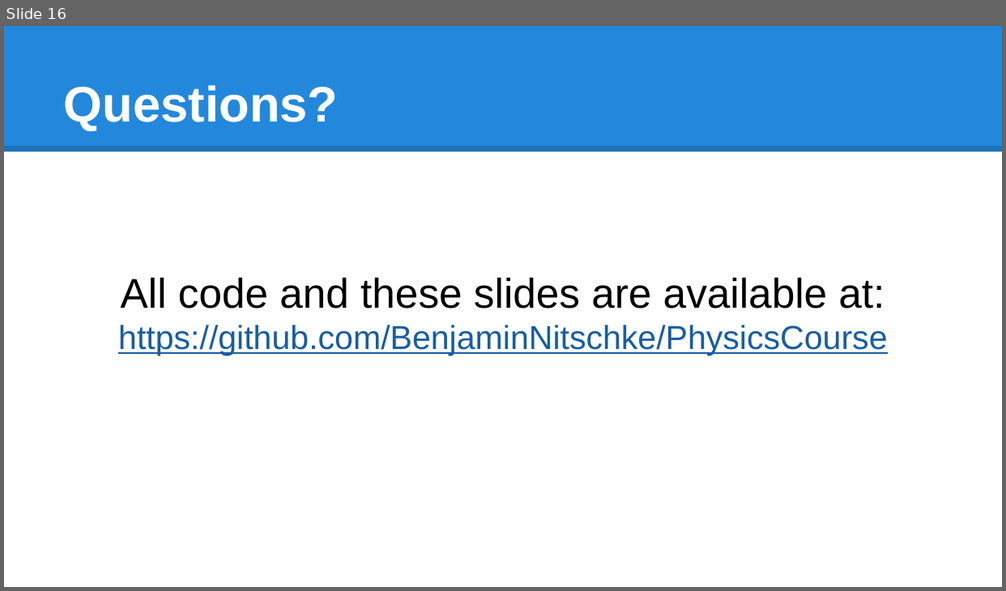
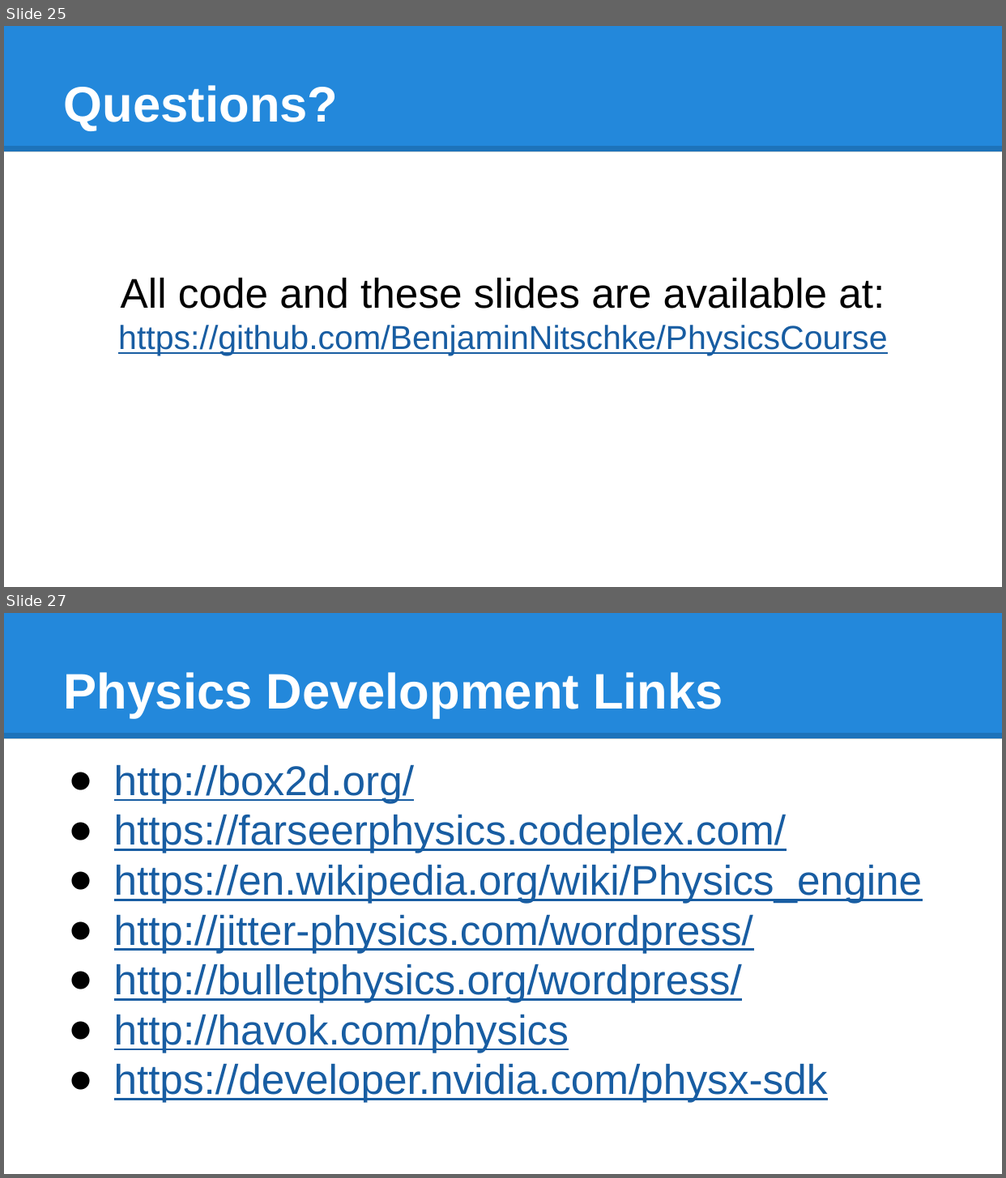
Before and after one commit to BenjaminNitschke/PhysicsCourse, a slide deck: Physics Course Games Academy July 2015.pptx. Shown one above the other, each under a label of ours: slide 16 before the commit, slides 25 and 27 after it; the slides between them are not shown. The pictures are 1006x591 and 1006x1178 pixels, drawn with LibreOffice and Linux fonts; fonts in the diff are those of the drawing. Boxes give left, top, right and bottom in pixels: in the first picture for what was removed or moved away, otherwise in the second. Text is boxed around its words. In the diff, an @@ line names an element or a change of style, - is before the commit and + after.

Commit message:
Updated Physics Slides to latest version

```diff
--- a/Physics Course Games Academy July 2015.pptx
+++ b/Physics Course Games Academy July 2015.pptx
@@ slide 27 added at (4,613,1002,1174), background #FFFFFF; not listed: 2 template elements that a slide beside it also shows @@
@@ title added at (64,672,723,718), 36 pt, text #FFFFFF, bold @@
+Physics Development Links
@@ text added at (114,764,923,1102), 30 pt, text #185DA2, underline @@
+● http://box2d.org/
+● https://farseerphysics.codeplex.com/
+● https://en.wikipedia.org/wiki/Physics_engine
+● http://jitter-physics.com/wordpress/
+● http://bulletphysics.org/wordpress/
+● http://havok.com/physics
+● https://developer.nvidia.com/physx-sdk
@@ what was slide 16 is now slide 25 @@
```
Also in this commit, not shown: 2 slides changed, 10 other slides added, 2 slides removed.
